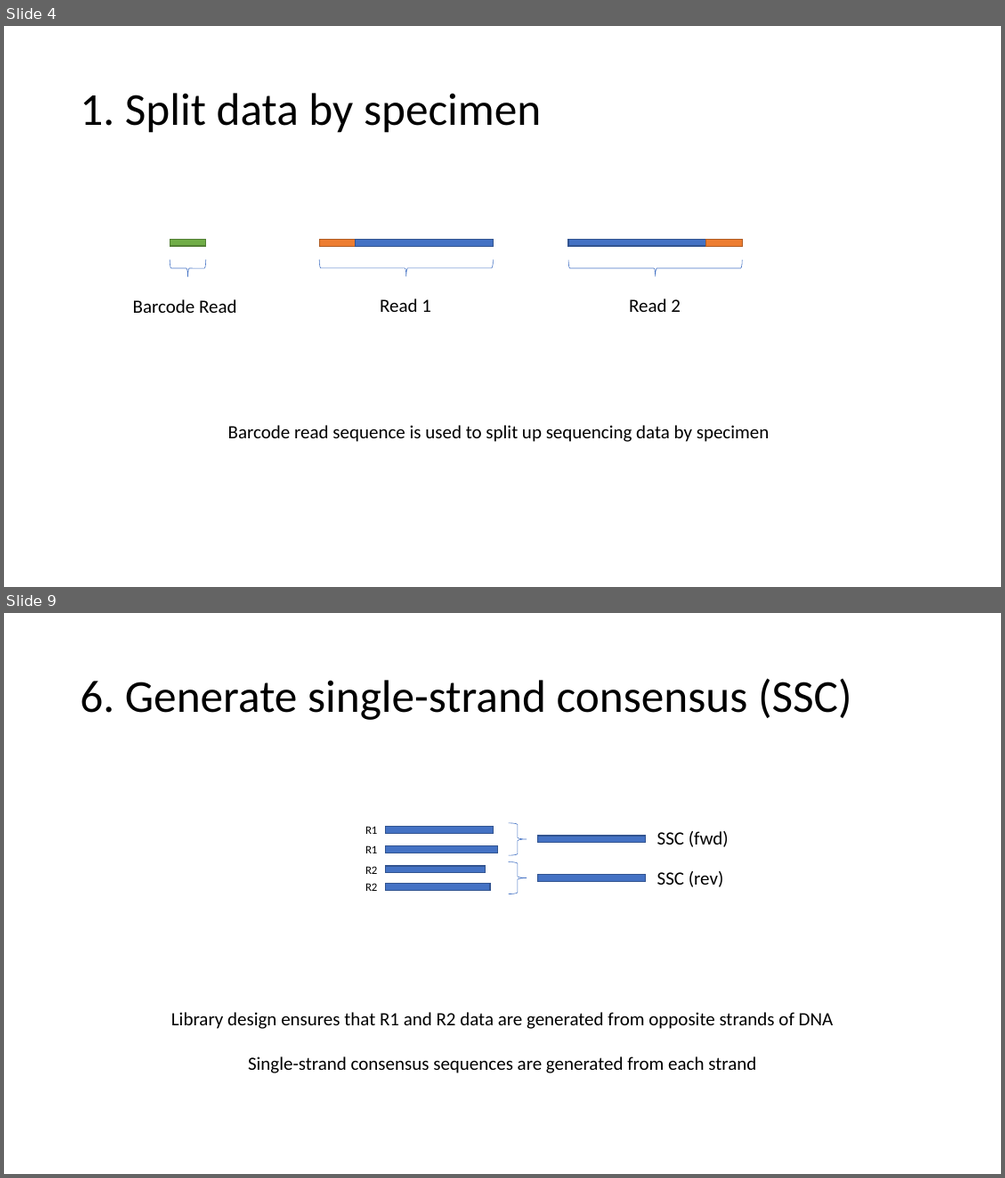
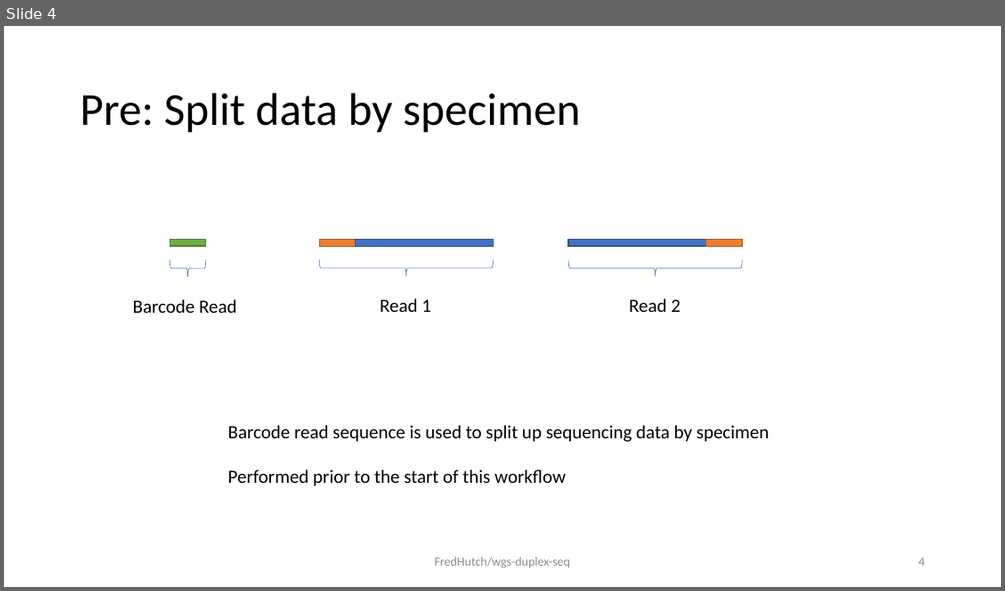
Before and after one commit to FredHutch/maddd-seq, a slide deck: docs/process.schematic.pptx. Shown one above the other, each under a label of ours: slides 4 and 9 before the commit, slide 4 after it; the slides between them are not shown. The pictures are 1005x1178 and 1005x591 pixels, drawn with LibreOffice and Linux fonts; fonts in the diff are those of the drawing. Boxes give left, top, right and bottom in pixels: in the first picture for what was removed or moved away, otherwise in the second. Text is boxed around its words. In the diff, an @@ line names an element or a change of style, - is before the commit and + after.

```diff
--- a/docs/process.schematic.pptx
+++ b/docs/process.schematic.pptx
@@ slide 9 removed at (4, 613, 1001, 1174), background #FFFFFF @@
@@ title removed at (80, 678, 852, 720) @@
-6. Generate single-strand consensus (SSC)
@@ text removed at (365, 826, 377, 834) @@
-R1
@@ rectangle removed at (386, 826, 493, 833) @@
@@ right brace removed at (509, 823, 527, 855) @@
@@ text removed at (365, 845, 377, 853) @@
-R1
@@ rectangle removed at (386, 846, 498, 853) @@
@@ rectangle removed at (538, 835, 646, 843) @@
@@ text removed at (657, 831, 728, 847) @@
-SSC (fwd)
@@ text removed at (365, 866, 377, 874) @@
-R2
@@ rectangle removed at (386, 866, 485, 873) @@
@@ right brace removed at (509, 862, 527, 894) @@
@@ rectangle removed at (538, 875, 646, 882) @@
@@ text removed at (657, 871, 724, 887) @@
-SSC (rev)
@@ text removed at (365, 883, 377, 891) @@
-R2
@@ rectangle removed at (386, 884, 490, 891) @@
@@ text removed at (171, 1012, 833, 1073) @@
-Library design ensures that R1 and R2 data are generated from opposite strands of DNA
-Single-strand consensus sequences are generated from each strand
@@ slide 4 changed as well @@
@@ title at (80, 93, 580, 133): text changed @@
-1. Split data by specimen
+Pre: Split data by specimen
@@ text at (228, 469, 566, 486): paragraph added @@
+Performed prior to the start of this workflow
@@ text added at (435, 556, 570, 568), 12 pt, text #8C8C8C @@
+FredHutch/wgs-duplex-seq
@@ page number added at (918, 557, 924, 565), 12 pt, text #8C8C8C @@
+4
```
Also in this commit, not shown: 3 other slides changed, 15 slides added, 6 other slides removed.
